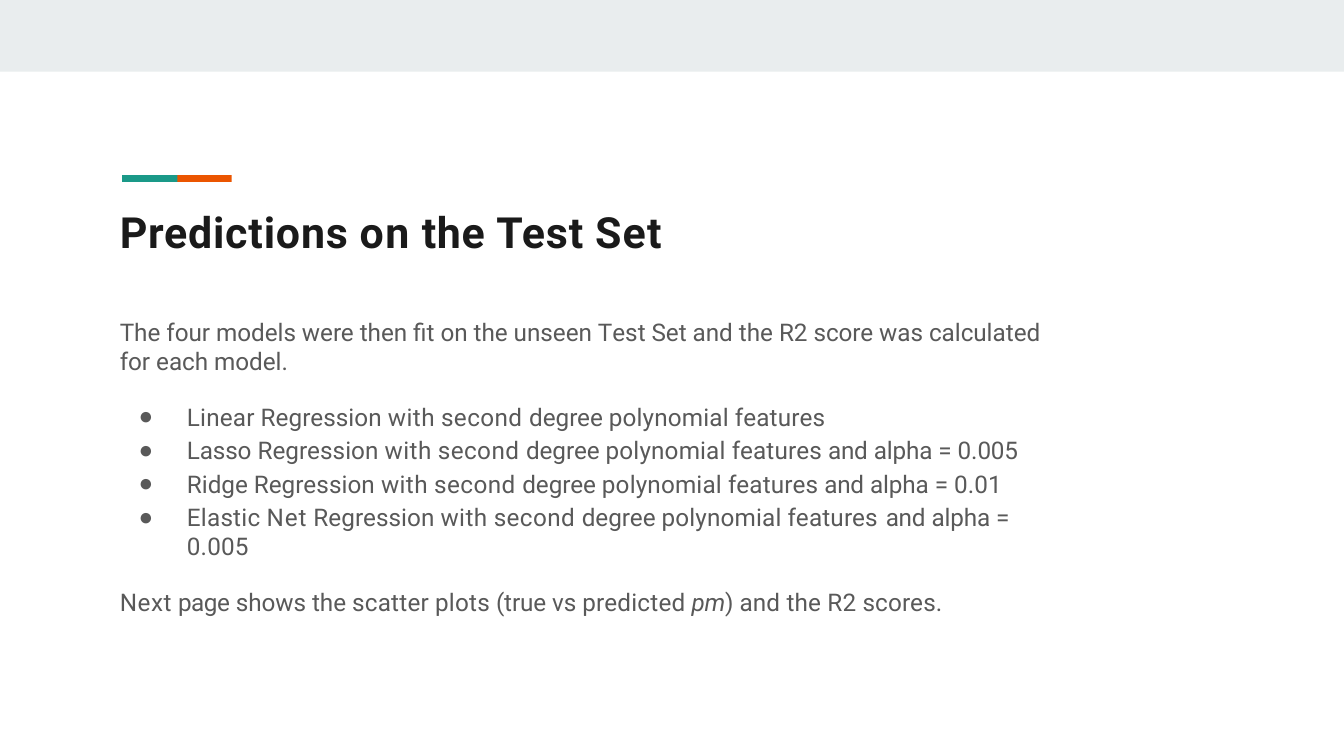
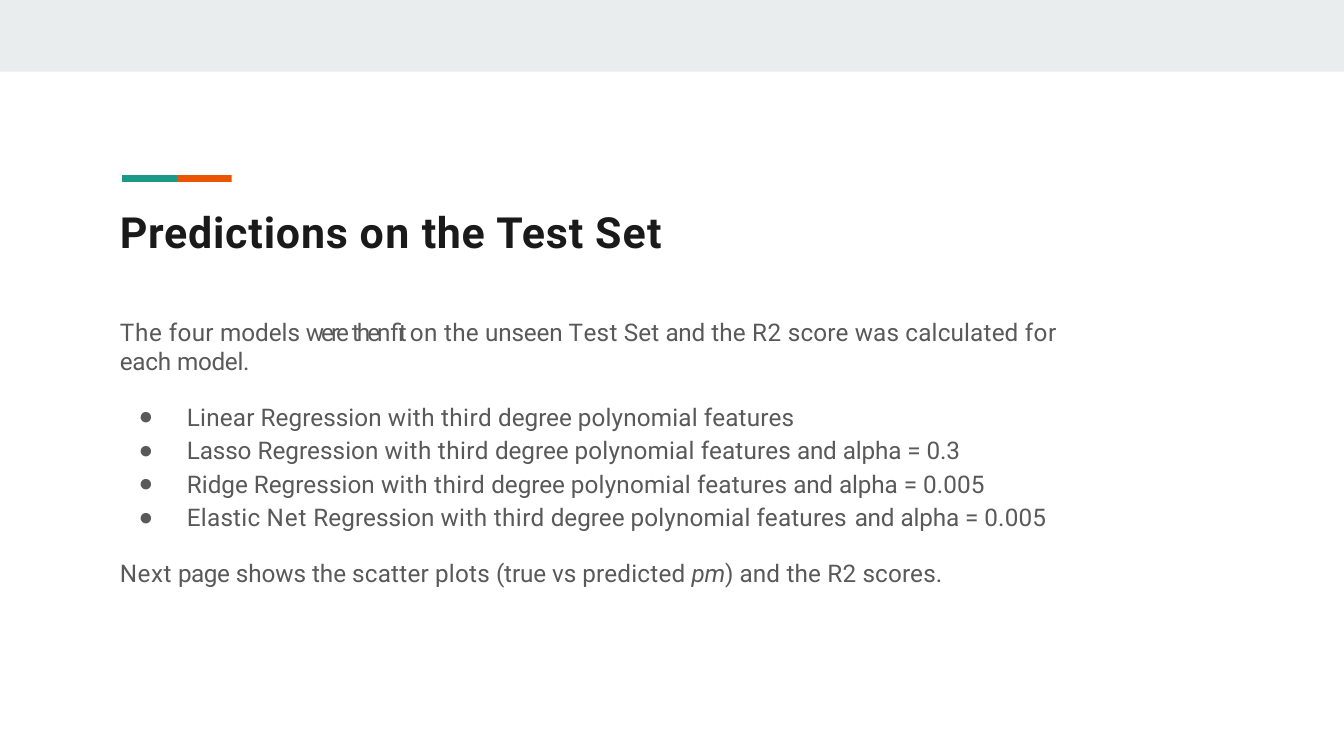
Before and after one commit to moqa19/IBM-Machine-Learning, a slide deck: slide 16 of Project-2-Report.pptx. Drawn at 1344x756 pixels with LibreOffice and Linux fonts; fonts in the diff are those of the drawing. Boxes give left, top, right and bottom in pixels: in the first picture for what was removed or moved away, otherwise in the second. Text is boxed around its words. In the diff, an @@ line names an element or a change of style, - is before the commit and + after.

```diff
--- a/Project-2-Report.pptx
+++ b/Project-2-Report.pptx
@@ text at box(120, 322, 1057, 370): letter spacing 0 to 0.5 pt in "The"; letter spacing 0 to 0.2 pt in "four Test"; letter spacing 0 to -1.6 pt in "were then fit"; letter spacing 0 to 0.3 pt in "on R2 for"; letter spacing 0 to 0.1 pt in "the Set the score was calculated"; letter spacing 0 to -0.1 pt in "unseen and each model." @@
@@ text at box(187, 407, 1046, 531): text changed @@
-● Linear Regression with second degree polynomial features
-● Lasso Regression with second degree polynomial features and alpha = 0.005
-● Ridge Regression with second degree polynomial features and alpha = 0.01
-● Elastic Net Regression with second degree polynomial features and alpha = 0.005
+● Linear Regression with third degree polynomial features
+● Lasso Regression with third degree polynomial features and alpha = 0.3
+● Ridge Regression with third degree polynomial features and alpha = 0.005
+● Elastic Net Regression with third degree polynomial features and alpha = 0.005
```
Also in this commit, not shown: 8 other slides changed, 2 slides added, 1 other file.
